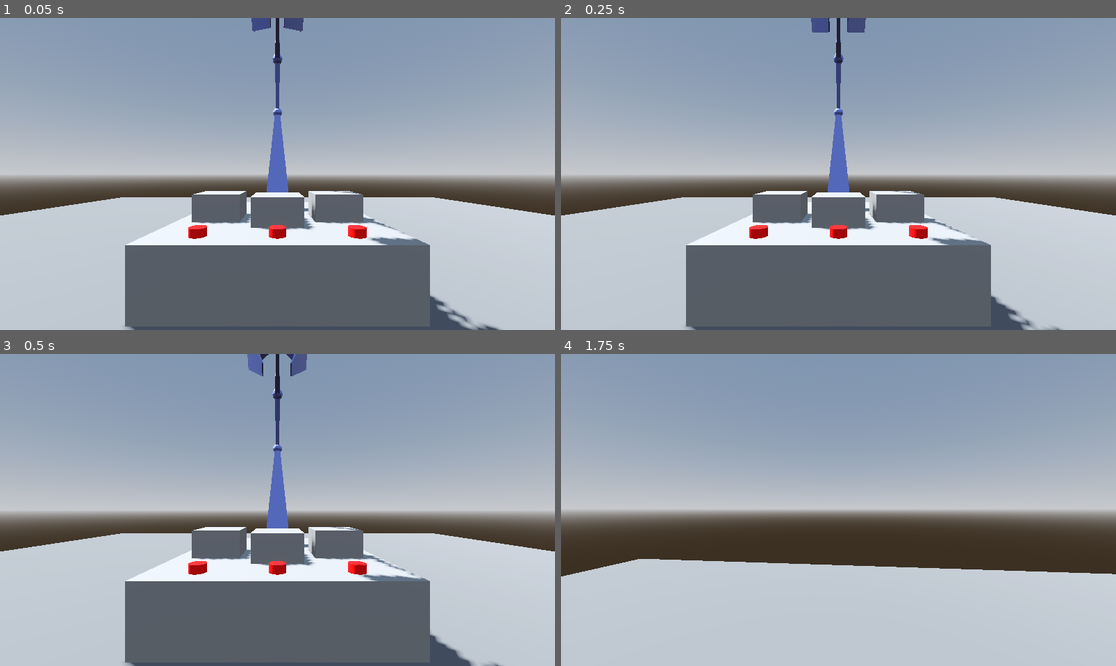
Above: before the commit, frames 1-4 (two rows, left to right).
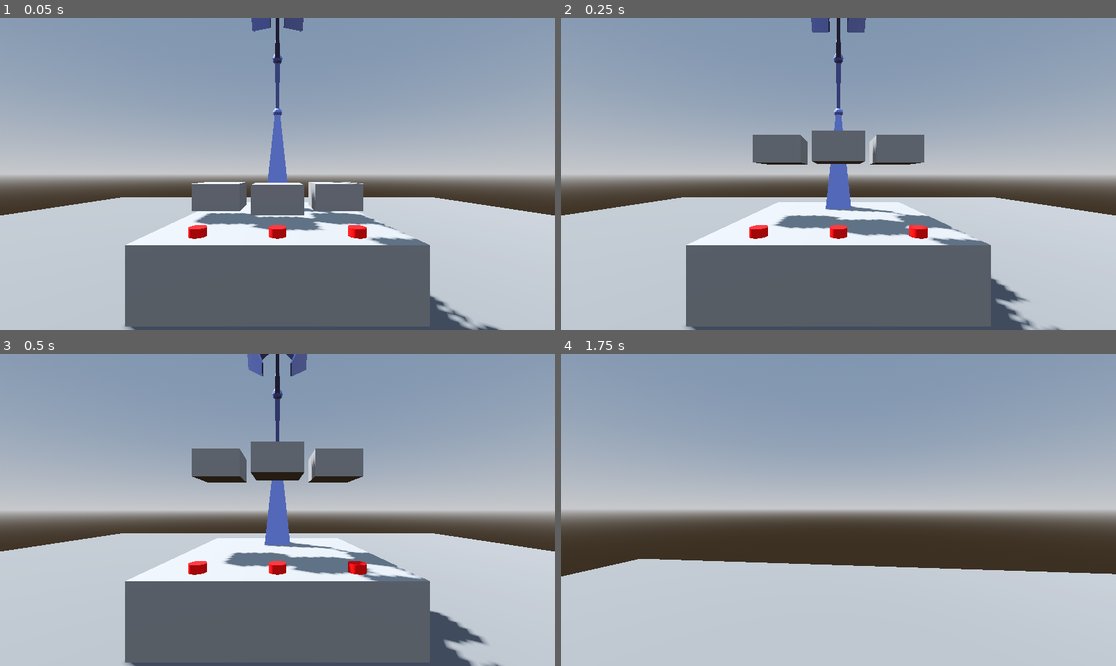
Above: after the commit, the same moments.

Repository: anniesanap/COMP-360-Group-2-Assignment-4
Game: Godot game, scene res://root.tscn
The game is run twice, just before and just after one commit, with the same random seed, the same clock (stepped at 60 frames per second) and the same inputs.
Inputs (mouse positions are in pixels of both pictures, inside the frame that each line leads up to):
- Up to frame 1 (0.05 s): no input
- Up to frame 2 (0.25 s): no input
- Up to frame 3 (0.5 s): no input
- Up to frame 4 (1.75 s): move the mouse to (866, 510) at 0.52 s; hold E (interact) 0.53-1.28 s; hold W (move_forward) from 0.53 s (still down); tap Space (jump) at 0.77, 1.52 s; move the mouse to (810, 510) at 1.27 s; tap E (interact) at 1.35 s

The runs differ from the first frame. In frame 1, 2.5% of the frame differs, in the area x 34-69%, y 52-69%; in frame 2, 6.7%; in frame 3, 7.6%, in the area x 34-88%, y 28-94%; in frame 4, nothing differs.

Commit message:
Gravity and impulse implementation and demonstration on bowls.

Diff:
--- /dev/null
+++ b/bowl.gd
@@ -0,0 +1,11 @@
+extends RigidBody3D
+var initialImpulse = Vector3(0,5,0)
+
+# Called when the node enters the scene tree for the first time.
+func _ready() -> void:
+	pass
+
+
+# Called every frame. 'delta' is the elapsed time since the previous frame.
+func _process(delta: float) -> void:
+	pass
--- /dev/null
+++ b/bowl_1.gd
@@ -0,0 +1,11 @@
+extends "res://bowl.gd"
+
+
+# Called when the node enters the scene tree for the first time.
+func _ready() -> void:
+	self.apply_impulse(initialImpulse)
+
+
+# Called every frame. 'delta' is the elapsed time since the previous frame.
+func _process(delta: float) -> void:
+	pass
--- /dev/null
+++ b/bowl_2.gd
@@ -0,0 +1,11 @@
+extends "res://bowl.gd"
+
+
+# Called when the node enters the scene tree for the first time.
+func _ready() -> void:
+	self.apply_impulse(initialImpulse)
+
+
+# Called every frame. 'delta' is the elapsed time since the previous frame.
+func _process(delta: float) -> void:
+	pass
--- /dev/null
+++ b/bowl_3.gd
@@ -0,0 +1,11 @@
+extends "res://bowl.gd"
+
+
+# Called when the node enters the scene tree for the first time.
+func _ready() -> void:
+	self.apply_impulse(initialImpulse)
+
+
+# Called every frame. 'delta' is the elapsed time since the previous frame.
+func _process(delta: float) -> void:
+	pass
--- a/root.tscn
+++ b/root.tscn
@@ -1,9 +1,12 @@
-[gd_scene load_steps=35 format=4 uid="uid://ljd2ods15laa"]
-
+[gd_scene load_steps=38 format=4 uid="uid://ljd2ods15laa"]
+
+[ext_resource type="Script" path="res://bowl_1.gd" id="1_30jcq"]
 [ext_resource type="Script" path="res://player.gd" id="1_k2jet"]
 [ext_resource type="Script" path="res://arm.gd" id="1_mq7hl"]
+[ext_resource type="Script" path="res://bowl_2.gd" id="2_6idk8"]
 [ext_resource type="Script" path="res://button_1.gd" id="2_xlyjr"]
 [ext_resource type="Script" path="res://button_2.gd" id="3_fgvdp"]
+[ext_resource type="Script" path="res://bowl_3.gd" id="3_gaulo"]
 [ext_resource type="Script" path="res://button_3.gd" id="4_tg4h8"]
 
 [sub_resource type="ProceduralSkyMaterial" id="ProceduralSkyMaterial_fxind"]
@@ -580,8 +583,9 @@
 [node name="tableCollision" type="CollisionShape3D" parent="table"]
 shape = SubResource("BoxShape3D_vgmf0")
 
-[node name="bowl1" type="StaticBody3D" parent="." groups=["bowls"]]
+[node name="bowl1" type="RigidBody3D" parent="." groups=["bowls"]]
 transform = Transform3D(1, 0, 0, 0, 1, 0, 0, 0, 1, 0.3, 1, -0.9)
+script = ExtResource("1_30jcq")
 
 [node name="bowl1mesh" type="MeshInstance3D" parent="bowl1"]
 mesh = SubResource("BoxMesh_bkhtn")
@@ -590,8 +594,9 @@
 [node name="bowl1collision" type="CollisionShape3D" parent="bowl1"]
 shape = SubResource("BoxShape3D_5fpw1")
 
-[node name="bowl2" type="StaticBody3D" parent="." groups=["bowls"]]
+[node name="bowl2" type="RigidBody3D" parent="." groups=["bowls"]]
 transform = Transform3D(1, 0, 0, 0, 1, 0, 0, 0, 1, 0, 1, 0)
+script = ExtResource("2_6idk8")
 
 [node name="bowl2mesh" type="MeshInstance3D" parent="bowl2"]
 mesh = SubResource("BoxMesh_bkhtn")
@@ -600,8 +605,9 @@
 [node name="bowl2collision" type="CollisionShape3D" parent="bowl2"]
 shape = SubResource("BoxShape3D_jts43")
 
-[node name="bowl3" type="StaticBody3D" parent="." groups=["bowls"]]
+[node name="bowl3" type="RigidBody3D" parent="." groups=["bowls"]]
 transform = Transform3D(1, 0, 0, 0, 1, 0, 0, 0, 1, 0.3, 1, 0.9)
+script = ExtResource("3_gaulo")
 
 [node name="bowl3mesh" type="MeshInstance3D" parent="bowl3"]
 mesh = SubResource("BoxMesh_bkhtn")
